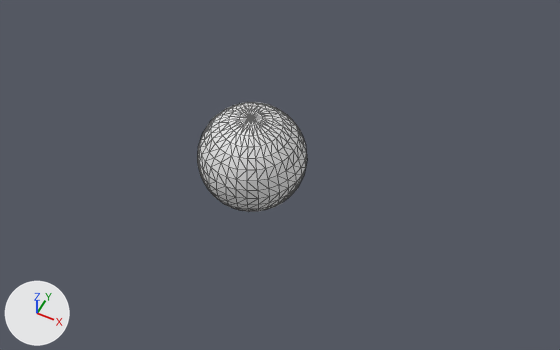
An edit to the OBJ model Resource/Model/Player/Core.obj, drawn before and after from the same camera.
Before and after are seen from a camera (50 mm lens) standing at (2.02, -3.57, 4.38) and looking at (0.24, 0.0, -0.09). Arrows for +X, +Y and +Z are at lower left; the lights stay in place. The older version comes first. Mesh edges are drawn as thin lines. Where no turn or scale is listed for an object, it has been applied to the vertices.

In view in the first picture: 'Core'.
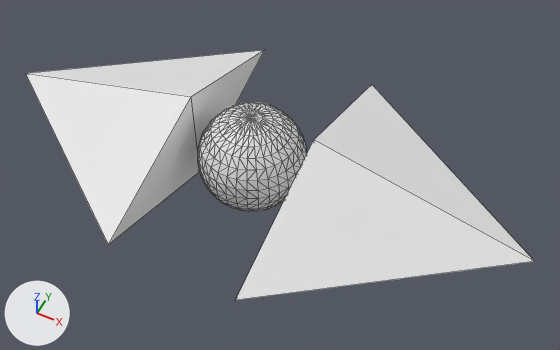
Changed parts and their boxes [x1, y1, x2, y2] in the pictures (560 x 350 px):
'RWing', added
    after: [236, 84, 534, 300]
'LWing', added
    after: [26, 50, 265, 245]

Edits to the bpy script that builds the scene:
```text
Add mat_rwingmaterial:
    mat_rwingmaterial = principled_material('RWingMaterial')
    mat_rwingmaterial.base_color = (0.8, 0.8, 0.8)  # white #e7e7e7
Add mat_lwingmaterial:
    mat_lwingmaterial = principled_material('LWingMaterial')
    mat_lwingmaterial.base_color = (0.8, 0.8, 0.8)  # white #e7e7e7
Add me_rwing:
    me_rwing.from_pydata([(2.19, 0.0, 0.0), (0.51, -1.19, 0.0), (0.51, 0.0, 0.42), (0.51, 1.19, 0.0), (0.51, 0.0, -0.42)], [], [(4, 0, 1), (2, 1, 0), (0, 3, 2), (0, 4, 3), (4, 1, 2), (4, 2, 3)])
    me_rwing.materials.append(mat_rwingmaterial)  # white #e7e7e7
Add me_lwing:
    me_lwing.from_pydata([(-2.19, 0.0, 0.0), (-0.51, 0.0, -0.42), (-0.51, -1.19, 0.0), (-0.51, 1.19, 0.0), (-0.51, 0.0, 0.42)], [], [(0, 3, 1), (1, 2, 0), (4, 0, 2), (0, 4, 3), (4, 2, 1), (4, 1, 3)])
    me_lwing.materials.append(mat_lwingmaterial)  # white #e7e7e7
Add ob_rwing:
    ob_rwing = bpy.data.objects.new('RWing', me_rwing)
    ob_rwing.location = (0.0, 0.0, 0.0)
Add ob_lwing:
    ob_lwing = bpy.data.objects.new('LWing', me_lwing)
    ob_lwing.location = (0.0, 0.0, 0.0)
```
